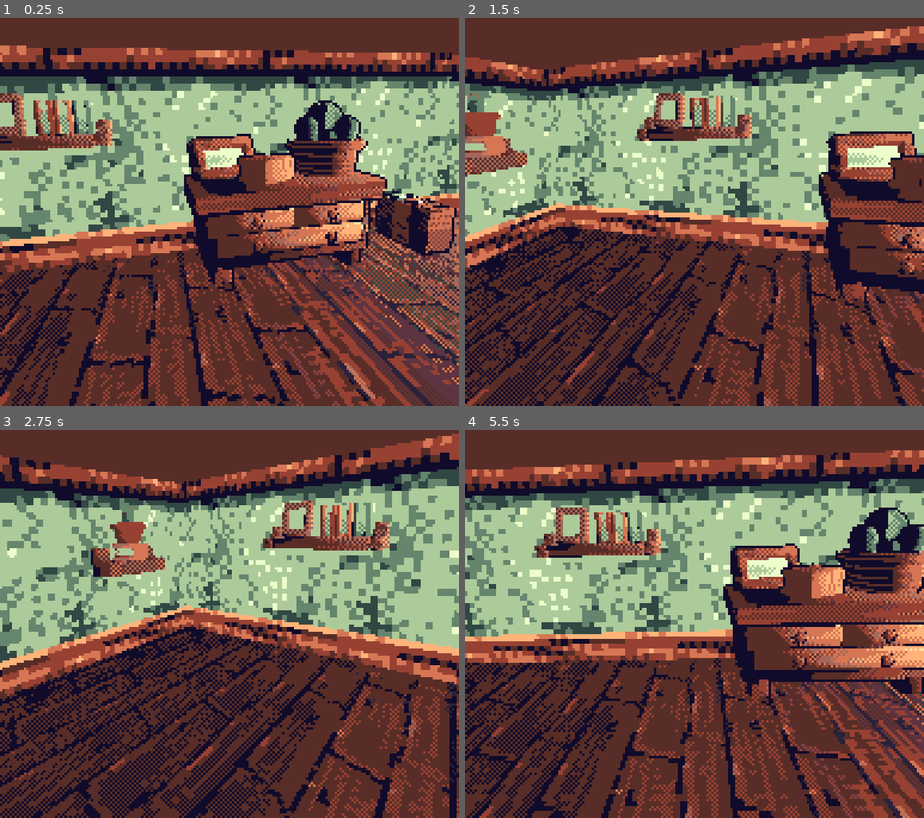
Above: before the commit, frames 1-4 (two rows, left to right).
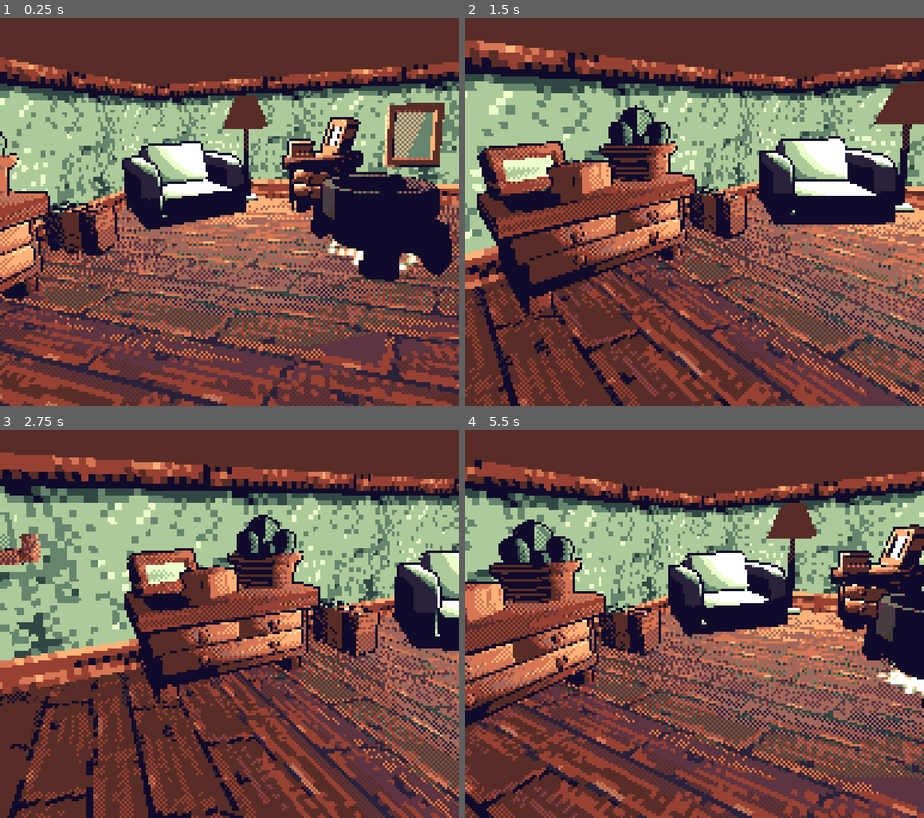
Above: after the commit, the same moments.

Repository: kaisalmon/gwt-85-entry
Game: Godot game, scene res://testroom.tscn
The game is run twice, just before and just after one commit, with the same random seed, the same clock (stepped at 60 frames per second) and the same inputs.
Inputs:
- Up to frame 1 (0.25 s): no input
- Up to frame 2 (1.5 s): no input
- Up to frame 3 (2.75 s): no input
- Up to frame 4 (5.5 s): no input

The runs differ from the first frame. In frame 1, 74% of the frame differs, in the area x 0-100%, y 7-100%; in frame 2, 72%; in frame 3, 67%; in frame 4, 74%, in the area x 0-100%, y 5-100%.

Commit message:
Added WIP Cauldron

Diff:
--- a/testroom.tscn
+++ b/testroom.tscn
@@ -17,6 +17,8 @@
 [ext_resource type="ArrayMesh" uid="uid://cofvr8yva6bwx" path="res://models/lamp_standing.obj" id="13_gc753"]
 [ext_resource type="ArrayMesh" uid="uid://ddgcptw5cn343" path="res://models/shelf_B_large_decorated.obj" id="16_cne0g"]
 [ext_resource type="ArrayMesh" uid="uid://do5cyup14asns" path="res://models/shelf_B_small_decorated.obj" id="17_n88dm"]
+[ext_resource type="PackedScene" uid="uid://cxjbvqlgkhxp3" path="res://models/custom/cauldron.gltf" id="18_gc753"]
+[ext_resource type="Texture2D" uid="uid://brjsdd1psgd4e" path="res://textures/splash.png" id="19_cne0g"]
 
 [sub_resource type="Environment" id="Environment_tt3vw"]
 background_mode = 1
@@ -69,13 +71,47 @@
 shader_parameter/max_distance = 0.6
 shader_parameter/gamma = 1.0
 
+[sub_resource type="StandardMaterial3D" id="StandardMaterial3D_n88dm"]
+transparency = 1
+blend_mode = 1
+shading_mode = 0
+albedo_texture = ExtResource("19_cne0g")
+billboard_mode = 3
+particles_anim_h_frames = 1
+particles_anim_v_frames = 1
+particles_anim_loop = false
+
+[sub_resource type="Curve" id="Curve_l11vb"]
+_data = [Vector2(0, 0), 0.0, 0.0, 0, 0, Vector2(0.23676, 0.497506), 0.0, 0.0, 0, 0, Vector2(0.99999, 0), 0.0, 0.0, 0, 0, Vector2(1, 0), 0.0, 0.0, 0, 0]
+point_count = 4
+
+[sub_resource type="CurveTexture" id="CurveTexture_kvme1"]
+curve = SubResource("Curve_l11vb")
+
+[sub_resource type="ParticleProcessMaterial" id="ParticleProcessMaterial_7uwvu"]
+emission_shape = 6
+emission_ring_axis = Vector3(0, 1, 0)
+emission_ring_height = 0.1
+emission_ring_radius = 0.4
+emission_ring_inner_radius = 0.0
+emission_ring_cone_angle = 90.0
+direction = Vector3(0, 1, 0)
+initial_velocity_max = 1.0
+gravity = Vector3(0, 0, 0)
+scale_min = 0.0
+scale_curve = SubResource("CurveTexture_kvme1")
+scale_over_velocity_max = 1.0
+
+[sub_resource type="QuadMesh" id="QuadMesh_bna48"]
+size = Vector2(0.1, 0.1)
+
 [node name="Node3D" type="Node3D"]
 
 [node name="WorldEnvironment" type="WorldEnvironment" parent="."]
 environment = SubResource("Environment_tt3vw")
 
 [node name="Camera3D" type="Camera3D" parent="."]
-transform = Transform3D(-0.342211, 0.159548, -0.925979, -0.0347311, 0.982657, 0.182149, 0.938981, 0.0944935, -0.330735, 1, 1.31805, 1)
+transform = Transform3D(-0.984287, -0.00206003, -0.176565, -0.0347311, 0.982658, 0.182149, 0.173127, 0.185419, -0.967289, 1, 1.31805, 1)
 script = ExtResource("8_tt3vw")
 
 [node name="Room" type="Node3D" parent="."]
@@ -193,3 +229,22 @@
 transform = Transform3D(0.7, 0, 0, 0, 0.7, 0, 0, 0, 0.7, 3, 1, -2)
 material_override = ExtResource("3_iye0w")
 mesh = ExtResource("17_n88dm")
+
+[node name="blockbench_export" parent="." instance=ExtResource("18_gc753")]
+transform = Transform3D(0.892979, 0, 0.450098, 0, 1, 0, -0.450098, 0, 0.892979, -0.479623, 0, 4.01141)
+
+[node name="Node" parent="blockbench_export" index="0"]
+transform = Transform3D(1, 0, 0, 0, 1, 0, 0, 0, 1, 0.892979, 0, 0.450099)
+
+[node name="cylinder" parent="blockbench_export/Node" index="0"]
+transform = Transform3D(0.75, 0, 0, 0, 0.75, 0, 0, 0, 0.75, 2.38419e-07, 0.1875, 0)
+material_overlay = ExtResource("5_im1w5")
+
+[node name="GPUParticles3D" type="GPUParticles3D" parent="blockbench_export/Node" index="1"]
+material_override = SubResource("StandardMaterial3D_n88dm")
+amount = 100
+lifetime = 0.42
+process_material = SubResource("ParticleProcessMaterial_7uwvu")
+draw_pass_1 = SubResource("QuadMesh_bna48")
+
+[editable path="blockbench_export"]
Not shown, added: models/custom/cauldron.gltf
Not shown, added: models/custom/cauldron.gltf.import
Binary file added: models/custom/cauldron_0.png
Not shown, added: models/custom/cauldron_0.png.import
Not shown: 1 places in testroom.tscn that only renumber resources
Binary file added: textures/splash.png
Not shown, added: textures/splash.png.import
